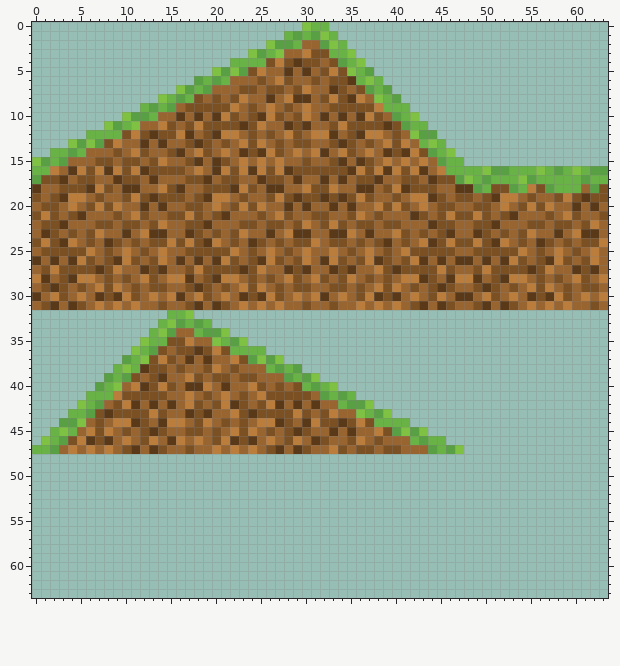
Pixel-art file: hbtl/assets/textures/grass/grass_tileset.aseprite. This is how it looked before the edit.
64x64 pixels, 1 frame. Colours within 5 levels of each other are drawn and written as one.
Now the later version:
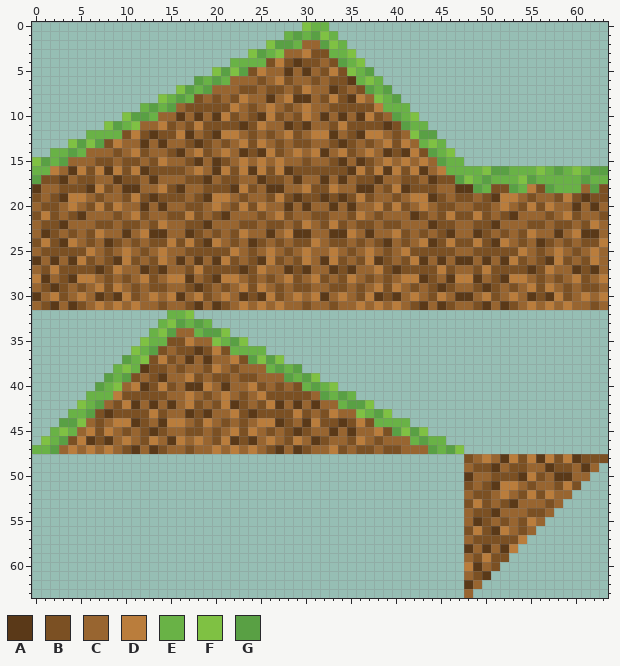
Palette (. is transparent): A #5a3918  B #7b5023  C #986530  D #ba7d3c  E #69b246  F #7fc143  G #59a044
Change:
The author put colour A in row 48 at x 52, 56 and 60; in row 49 at x 51, 57 and 61; in row 50 at x 48, 54 and 58 to 59; in row 51 at x 51; in row 53 at x 53; in row 54 at x 51.
The author put colour A in row 55 at x 49; in row 56 at x 51; in row 58 at x 48, 50 and 52; in row 60 at x 49; in row 61 at x 50; in row 62 at x 48.
The author put colour B in row 48 at x 48, 54, 58 and 61 to 63; in row 49 at x 49 to 50, 53 to 54 and 58 to 59; in row 50 at x 51 to 53 and 56; in row 51 at x 48, 50, 55, 58 and 60; in row 52 at x 49 to 50, 54 and 56; in row 53 at x 48, 50, 52 and 57.
The author put colour B in row 54 at x 49 to 50 and 55 to 56; in row 55 at x 50, 52 and 54; in row 56 at x 48, 50 and 54; in row 57 at x 49 to 53; in row 59 at x 49 and 51 to 52; in row 60 at x 51.
The author put colour B in row 61 at x 49.
The author put colour C in row 48 at x 49 and 51; in row 49 at x 48, 52, 55 to 56, 60 and 62; in row 50 at x 49 to 50, 57 and 60 to 61; in row 51 at x 49, 54 and 56 to 57; in row 52 at x 48, 51, 53 and 58 to 59; in row 53 at x 51, 54 to 56 and 58.
The author put colour C in row 54 at x 48, 52 to 54 and 57; in row 55 at x 48, 51, 53 and 56; in row 56 at x 53 and 55; in row 57 at x 48; in row 58 at x 49 and 51; in row 59 at x 48.
The author put colour C in row 60 at x 50; in row 61 at x 48; in row 62 at x 49; in row 63 at x 48.
The author put colour D in row 48 at x 50, 53, 55, 57 and 59; in row 50 at x 55; in row 51 at x 52 to 53 and 59; in row 52 at x 52, 55 and 57; in row 53 at x 49; in row 55 at x 55.
The author put colour D in row 56 at x 49 and 52; in row 57 at x 54; in row 58 at x 53; in row 59 at x 50; in row 60 at x 48.
Where, in picture pixels (left, top, right, bottom), the same in both pictures:
added: (464, 454, 608, 598)
